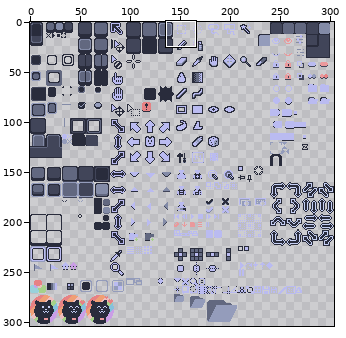
Edited in one commit: sprite sheet (themes/frappe/catppuccin-theme-frappe/sheet.png). Above, an overview of the earlier version with the close-up marked.
Close-up. The starting point:
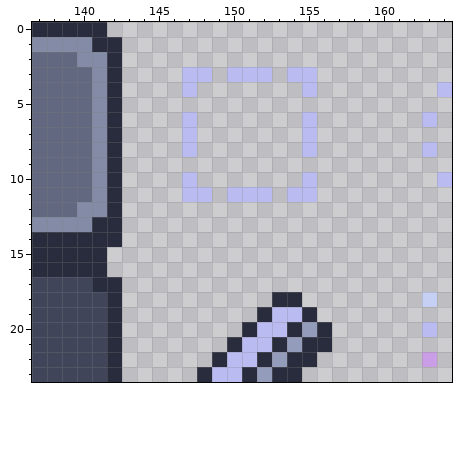
The file is 304x304 pixels. Shown: x 137..164, y 0..23.
After:
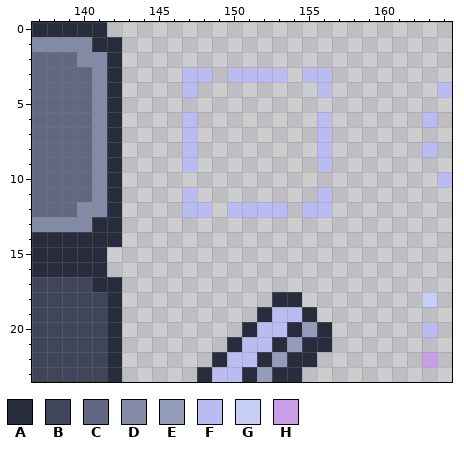
Palette (. is transparent): A #292c3c  B #414559  C #626880  D #838ba7  E #949cbb  F #babbf1  G #c6d0f5  H #ca9ee6
The commit says: Moved rectangular marquee tool sprite to be centered
Difference:
y 3: x 153..154 .F -> F.; x 156 . -> F
y 4: x 155..156 F. -> .F
y 6..8: x 155..156 F. -> .F
y 9: x 147 . -> F; x 156 . -> F
y 10: x 147 F -> .; x 155 F -> .
y 11: x 148 F -> .; x 150..152 FFF -> ...; x 154..156 FF. -> ..F
y 12: x 147..148 .. -> FF; x 150..153 .... -> FFFF; x 155..156 .. -> FF
